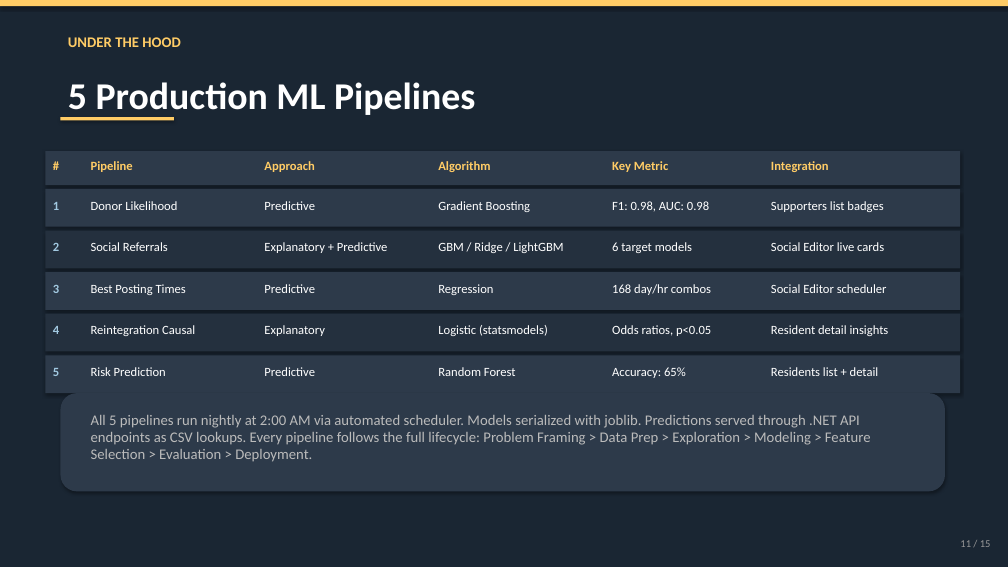
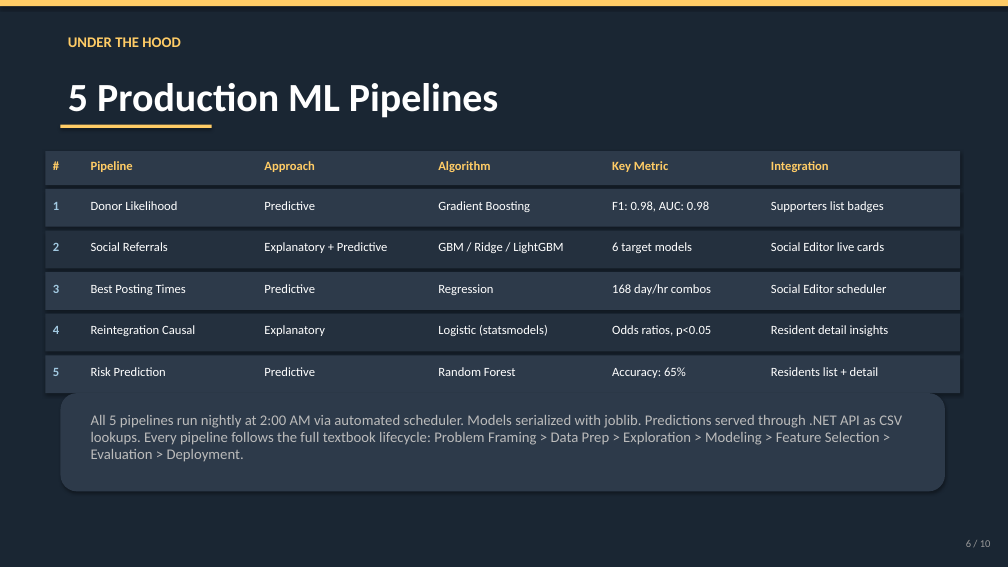
Before and after one commit to linklyns/New-Dawn, a slide deck: slide 6 of presentation/New_Dawn_Presentation.pptx (slide 11 before the commit). Drawn at 1008x567 pixels with LibreOffice and Linux fonts; fonts in the diff are those of the drawing. Boxes give left, top, right and bottom in pixels: in the first picture for what was removed or moved away, otherwise in the second. Text is boxed around its words. In the diff, an @@ line names an element or a change of style, - is before the commit and + after.

```diff
--- a/presentation/New_Dawn_Presentation.pptx
+++ b/presentation/New_Dawn_Presentation.pptx
@@ text "5 Production ML Pipelines" at box(68, 83, 498, 118): size 36 to 38 pt; line spacing 43pt to 45pt @@
@@ rectangle: place and size @@
-rectangle at box(60, 117, 174, 120)
+rectangle at box(60, 125, 212, 128)
@@ text at box(91, 415, 902, 462): text changed @@
-All 5 pipelines run nightly at 2:00 AM via automated scheduler. Models serialized with joblib. Predictions served through .NET API endpoints as CSV lookups. Every pipeline follows the full lifecycle: Problem Framing > Data Prep > Exploration > Modeling > Feature Selection > Evaluation > Deployment.
+All 5 pipelines run nightly at 2:00 AM via automated scheduler. Models serialized with joblib. Predictions served through .NET API as CSV lookups. Every pipeline follows the full textbook lifecycle: Problem Framing > Data Prep > Exploration > Modeling > Feature Selection > Evaluation > Deployment.
@@ text at box(966, 540, 991, 547): text changed @@
-11 / 15
+6 / 10
```
Also in this commit, not shown: 6 other slides changed, 3 slides added, 8 slides removed, 1 other file.
